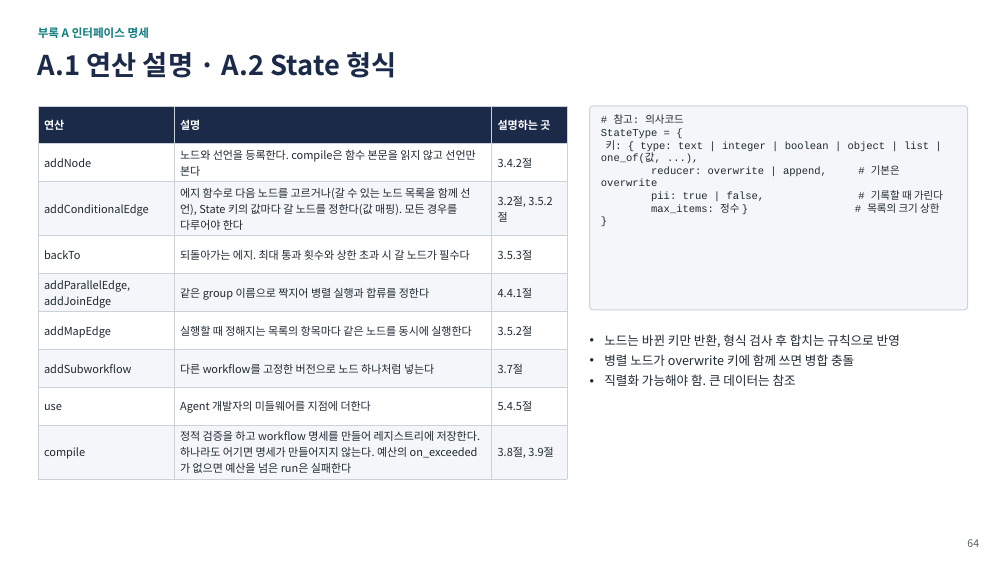
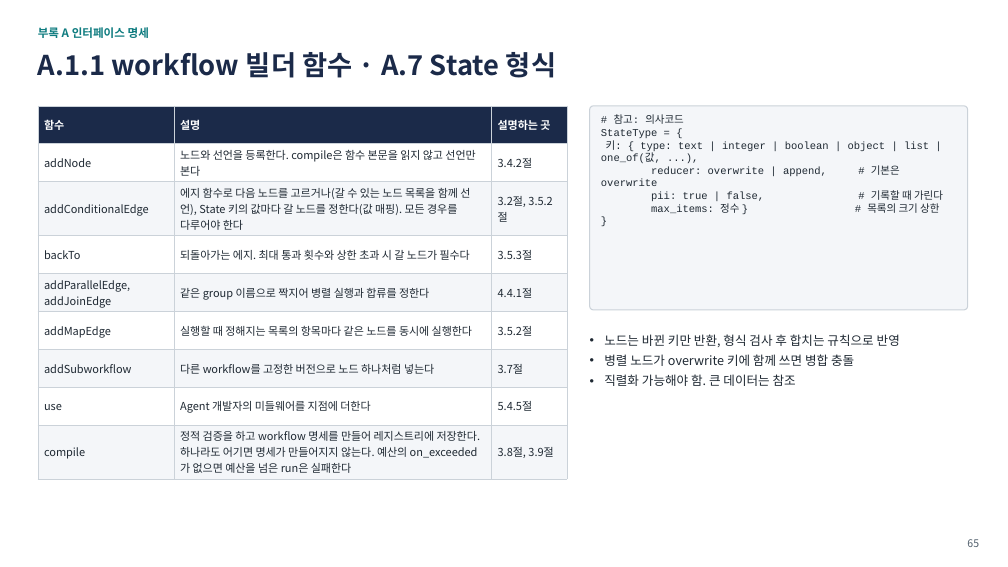
Before and after one commit to iwindfree/windfree-blog, a slide deck: slide 65 of public/files/ai-agent-workflow-framework/AI_Agent_Workflow_Framework_Summary.pptx (slide 64 before the commit). Drawn at 1008x567 pixels with LibreOffice and Linux fonts; fonts in the diff are those of the drawing. Boxes give left, top, right and bottom in pixels: in the first picture for what was removed or moved away, otherwise in the second. Text is boxed around its words. In the diff, an @@ line names an element or a change of style, - is before the commit and + after.

```diff
--- a/public/files/ai-agent-workflow-framework/AI_Agent_Workflow_Framework_Summary.pptx
+++ b/public/files/ai-agent-workflow-framework/AI_Agent_Workflow_Framework_Summary.pptx
@@ text at bbox=[38, 52, 556, 78]: text changed @@
-A.1 연산 설명 · A.2 State 형식
+A.1.1 workflow 빌더 함수 · A.7 State 형식
@@ table at bbox=[38, 106, 567, 477] @@
-row 1, column 1: 연산
+row 1, column 1: 함수
@@ page number at bbox=[967, 539, 979, 547]: text changed @@
-64
+65
```
Also in this commit, not shown: 6 other slides changed, 2 slides added, 1 other file.
